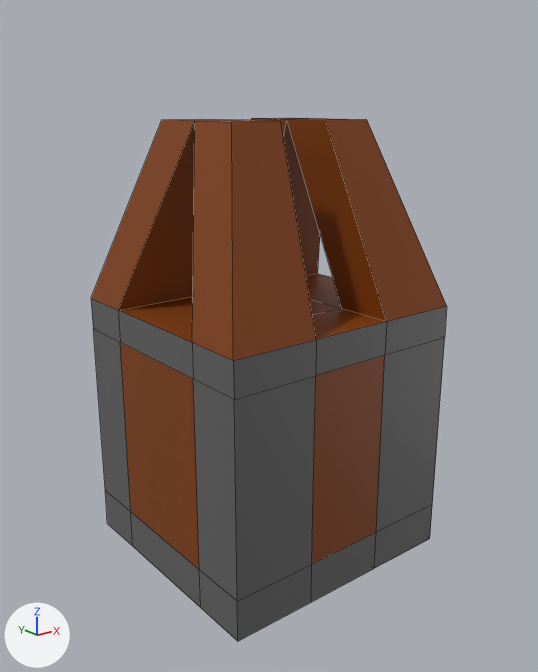
Before and after pictures for a commit that changed the OBJ model scenes/tile_units/siege_engine/trebuchet/trebuchet_counterweight.obj.
Both versions are drawn from a 50 mm lens placed at (-0.366, -0.462, 0.017), pointed at (-0.002, -0.007, -0.165). Arrows for +X, +Y and +Z are at lower left; the lights stay in place. The older version comes first. Mesh edges are drawn as thin lines. Where no turn or scale is listed for an object, it has been applied to the vertices.

Objects in the first picture: 'trebuchet_counterweight'.
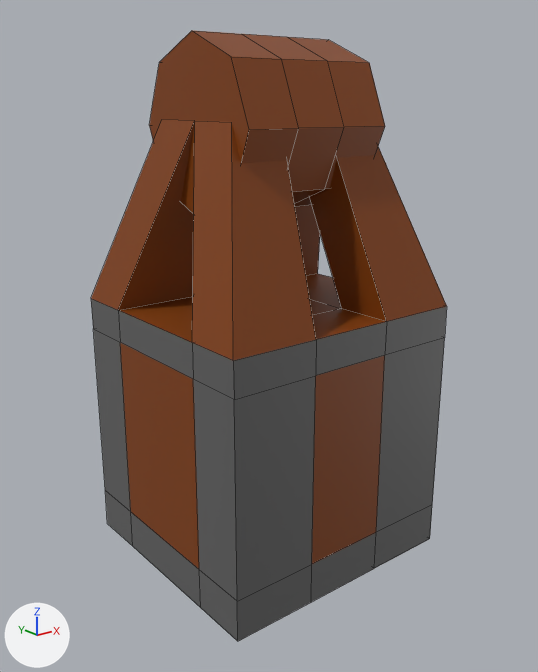
The edits, one by one:
me_trebuchet_counterweight is used by ob_trebuchet_counterweight; location (0.0, 0.0, 0.0).
me_trebuchet_counterweight had 68 vertices, 70 faces and spanned x -0.105..0.105, y -0.101..0.101, z -0.352..0.004.
me_trebuchet_counterweight now has 100 vertices, 96 faces and spans x -0.105..0.105, y -0.101..0.101, z -0.352..0.064.
me_trebuchet_counterweight part 1: a new loose piece of 32 vertices spanning x -0.064..0.064, y -0.064..0.064, z -0.064..0.064, in mat_material_040 (brown #833e00).

Location of each change, (x1, y1, x2, y2) in pixels of the pictures (538 x 672 px):
'trebuchet_counterweight', reshaped (17% taller): before (91, 118, 447, 641); after (91, 30, 447, 641)
part 1 of me_trebuchet_counterweight, added (brown): after (149, 30, 385, 214)
